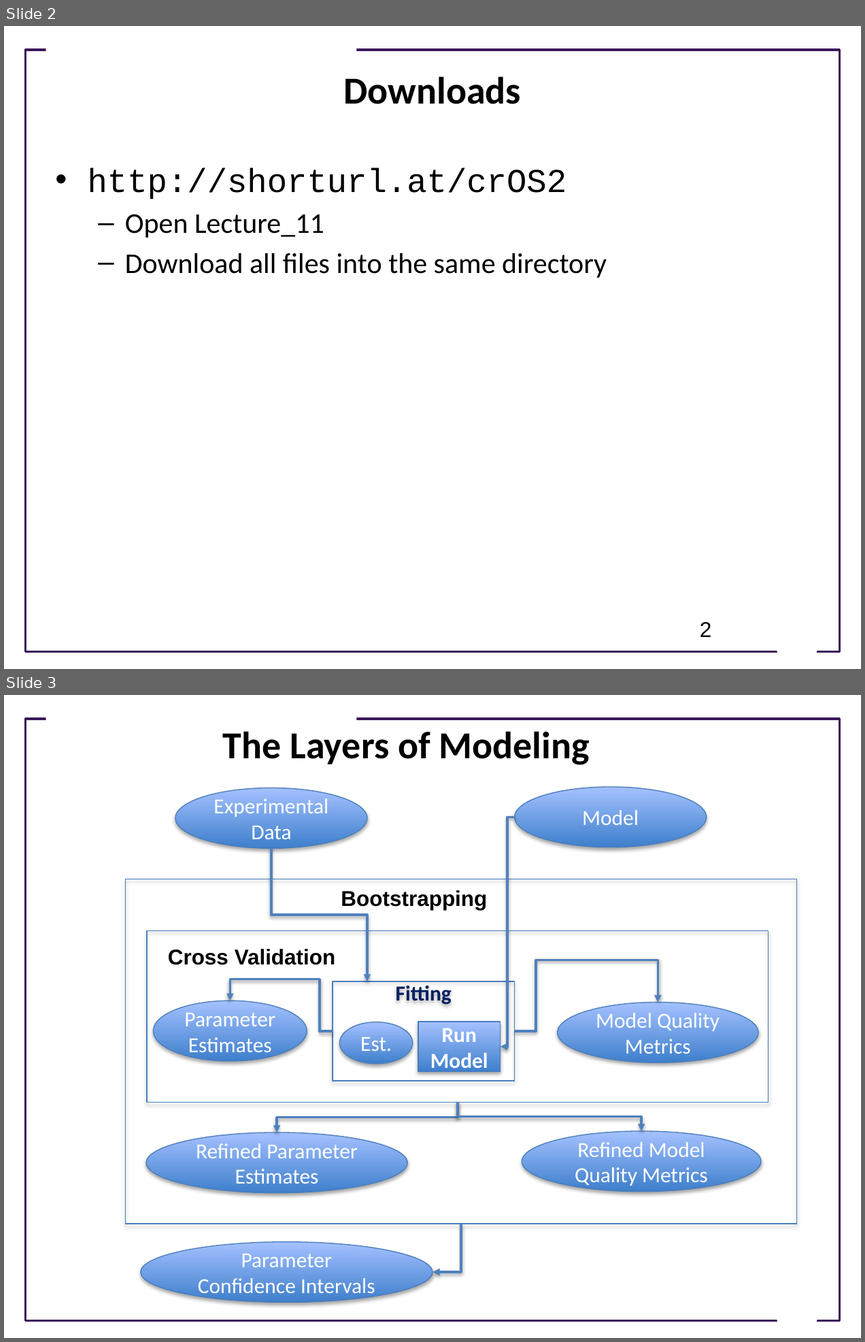
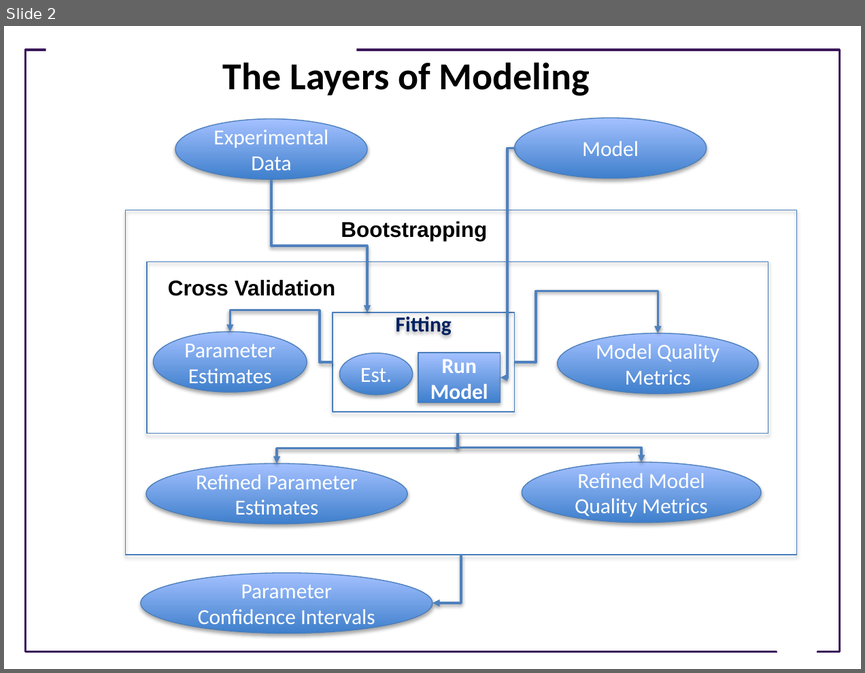
Before and after one commit to ModelEngineering/advancing-biomedical-models, a slide deck: lecture_12/12_Parameter_Confidence_Intervals_With_Bootstrapping.pptx. Shown one above the other, each under a label of ours: slides 2 and 3 before the commit, slide 2 after it. The pictures are 865x1342 and 865x673 pixels, drawn with LibreOffice and Linux fonts; fonts in the diff are those of the drawing; background and template pictures are left out. Boxes give left, top, right and bottom in pixels: in the first picture for what was removed or moved away, otherwise in the second. Text is boxed around its words. In the diff, an @@ line names an element or a change of style, - is before the commit and + after.

```diff
--- a/lecture_12/12_Parameter_Confidence_Intervals_With_Bootstrapping.pptx
+++ b/lecture_12/12_Parameter_Confidence_Intervals_With_Bootstrapping.pptx
@@ slide 2 removed at [4,26,861,669], background #FFFFFF; not listed: 3 template elements that a slide beside it also shows @@
@@ title removed at [343,76,521,104] @@
-Downloads
@@ text removed at [88,167,606,278] @@
-• http://shorturl.at/crOS2
-  – Open Lecture_11
-  – Download all files into the same directory
@@ page number removed at [700,622,712,637] @@
-2
@@ what was slide 3 is now slide 2 @@
```
Also in this commit, not shown: 1 slide changed, 5 other slides removed, 1 other file.
